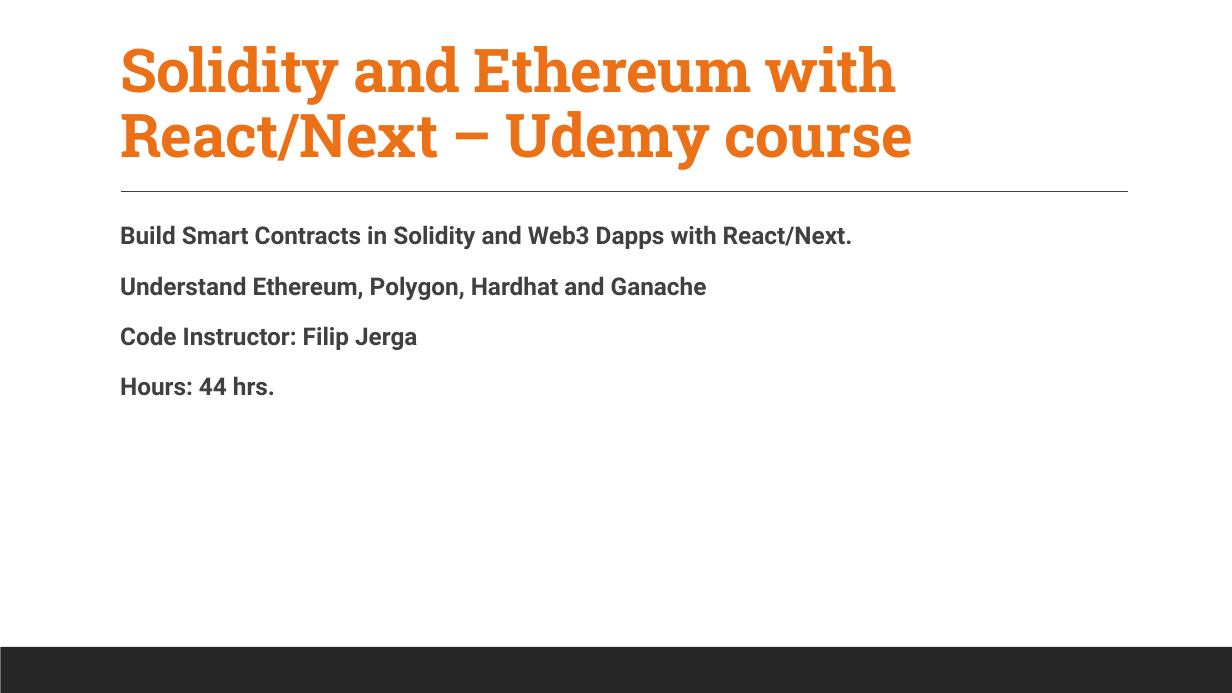
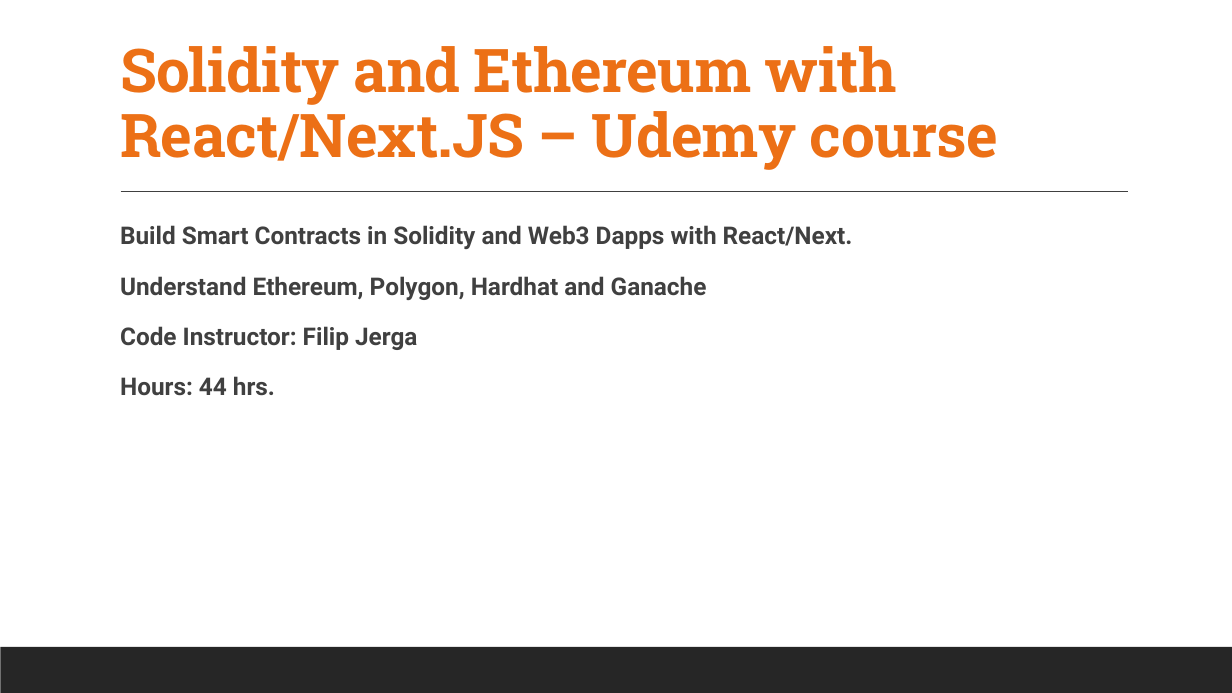
Before and after one commit to PratibhaRepos1/Blockchain, a slide deck: slide 2 of Blockchain-notes.pptx. Drawn at 1232x693 pixels with LibreOffice and Linux fonts; fonts in the diff are those of the drawing. Boxes give left, top, right and bottom in pixels: in the first picture for what was removed or moved away, otherwise in the second. Text is boxed around its words. In the diff, an @@ line names an element or a change of style, - is before the commit and + after.

```diff
--- a/Blockchain-notes.pptx
+++ b/Blockchain-notes.pptx
@@ title at (120,46,999,170): text changed @@
-Solidity and Ethereum with React/Next – Udemy course
+Solidity and Ethereum with React/Next.JS – Udemy course
```
Also in this commit, not shown: 7 slides added, 1 slide removed, 6 other files.
